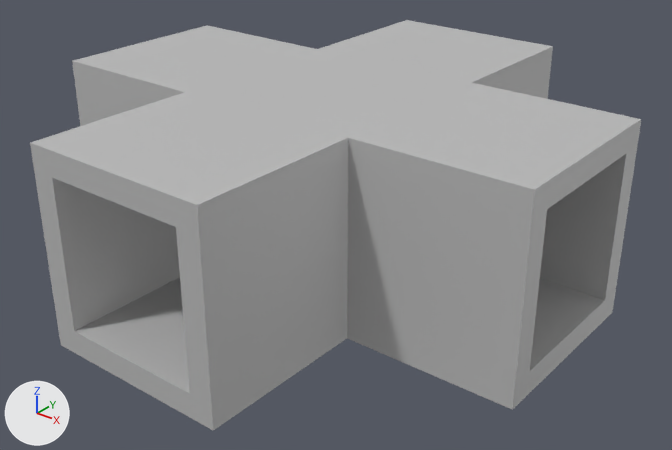
The FBX model Assets/Models/v1 basic shapes/Cross hollow.fbx as it was, and as the next commit left it.
The view is the same before and after, from a 50 mm lens placed at (15.61, -9.22, 6.05), pointed at (4.83, 4.26, -2.31). Arrows for +X, +Y and +Z are at lower left; the lights stay in place. Where no turn or scale is listed for an object, it has been applied to the vertices.

Names of what the first picture shows: 'Cross_hollow'.
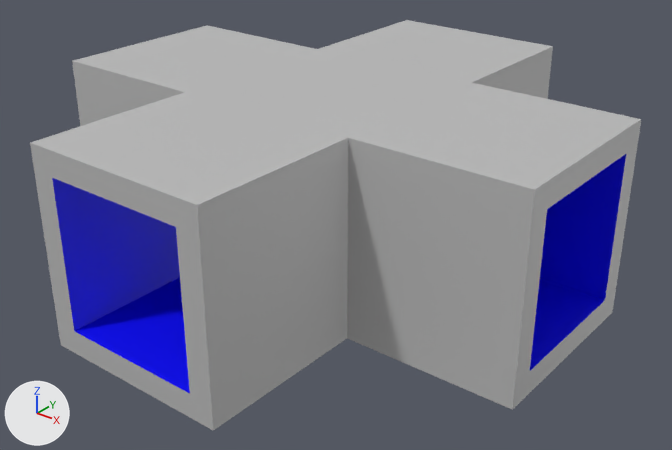
Changed parts and their boxes [x1, y1, x2, y2] in the pictures (672 x 450 px):
part 1 of me_mesh, recoloured (grey to blue)
    both: [52, 154, 626, 393]

The change in detail:
Material 'Inside_Wall' (mat_inside_wall) is new.
Its base color is (0.0, 0.0, 1.0) (blue #0000ff).
me_mesh has 48 vertices, 52 faces and spans x 0.0..11.0, y -4.0..7.0, z -3.5..0.5.
me_mesh is used by ob_cross_hollow; location (-1.0, 3.0, 0.0).
me_mesh part 1: all 18 faces centred in x 2.0..9.0, y -2.0..5.0, z -3.0..0.0 switch from mat_lambert1 (grey #bcbcbc) to mat_inside_wall (blue #0000ff).
